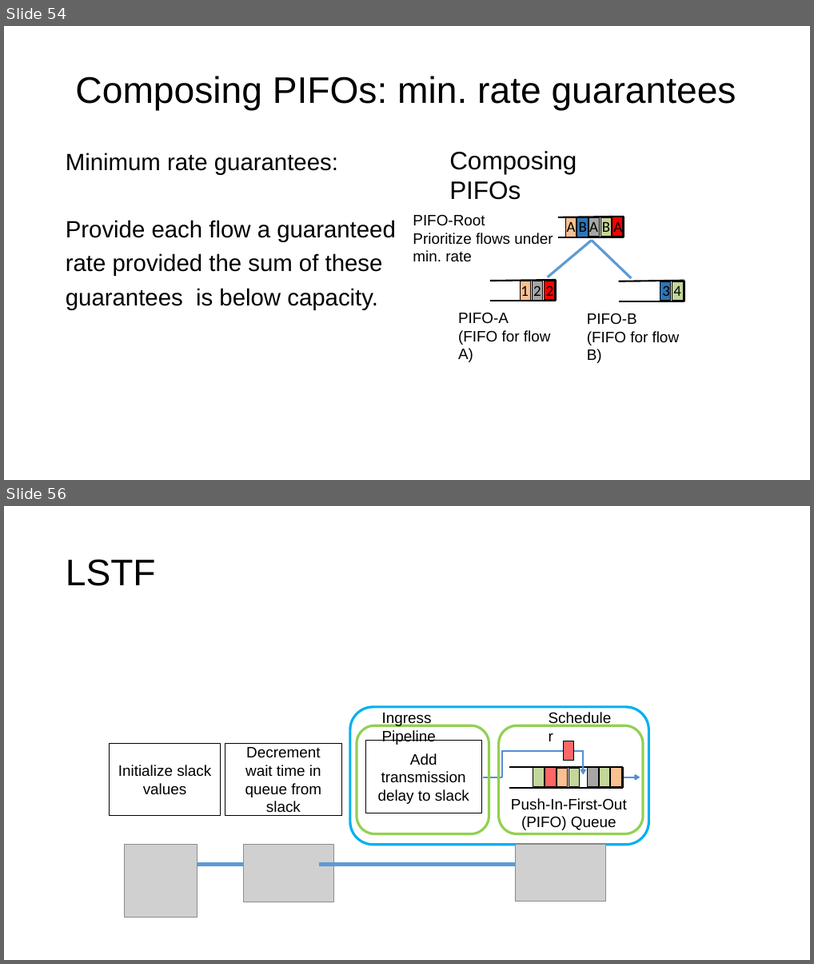
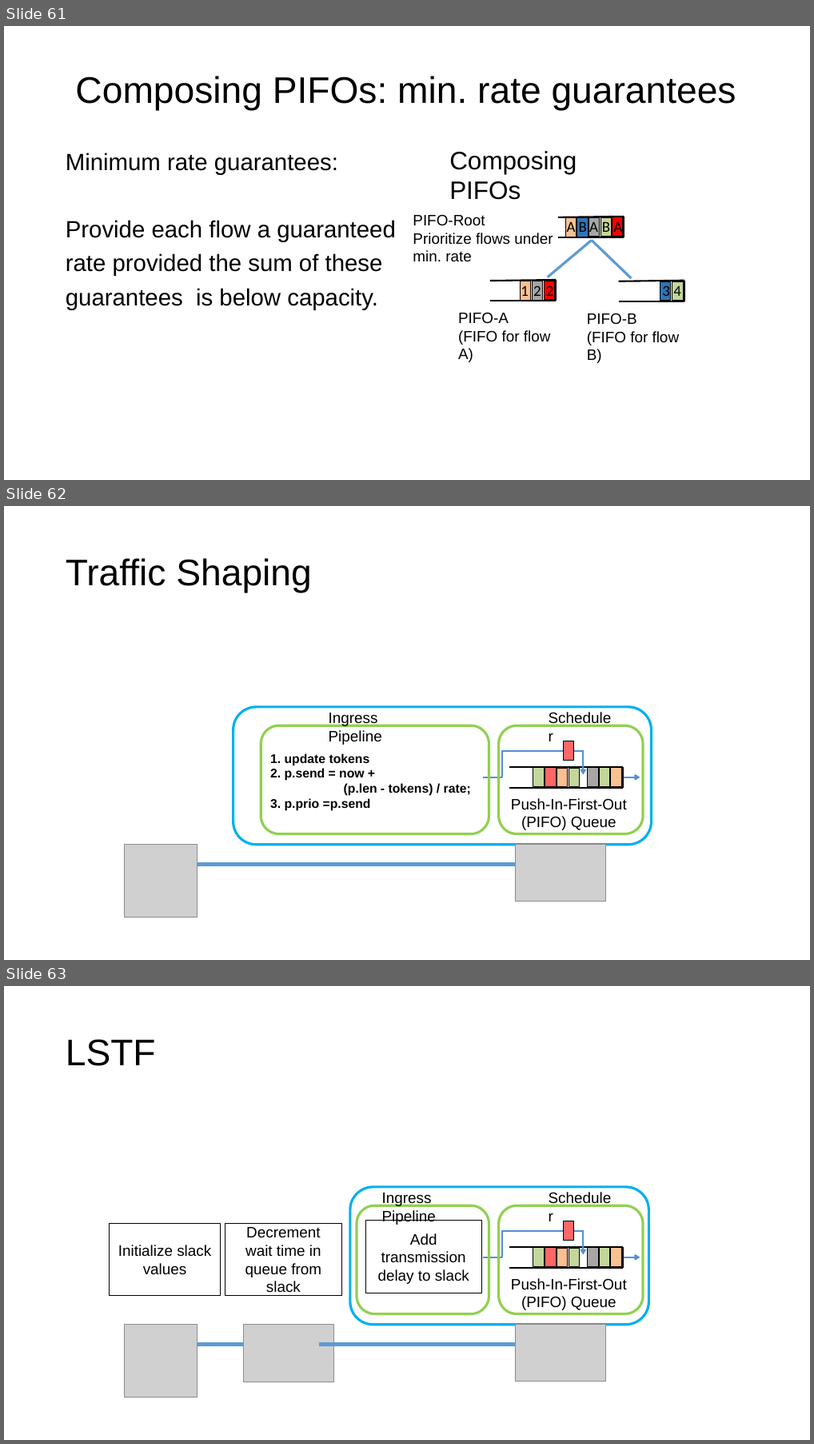
Before and after one commit to anirudhSK/pifo-domino-marple-ppts, a slide deck: domino_pifo.pptx. Shown one above the other, each under a label of ours: slides 54 and 56 before the commit, slides 61, 62 and 63 after it; the slides between them are not shown. The pictures are 814x964 and 814x1444 pixels, drawn with LibreOffice and Linux fonts; fonts in the diff are those of the drawing; grey boxes stand for pictures. Boxes give left, top, right and bottom in pixels: in the first picture for what was removed or moved away, otherwise in the second. Text is boxed around its words. In the diff, an @@ line names an element or a change of style, - is before the commit and + after.

```diff
--- a/domino_pifo.pptx
+++ b/domino_pifo.pptx
@@ slide 62 added at <box>4,506,810,960</box>, background #FFFFFF @@
@@ title added at <box>66,558,311,593</box>, 44 pt, text #000000 @@
+Traffic Shaping
@@ rounded rectangle added at <box>234,707,652,844</box>, outline #00B0F0 3 pt @@
@@ text added at <box>329,712,382,744</box>, 18 pt, text #000000 @@
+Ingress Pipeline
@@ text added at <box>542,705,621,729</box>, 18 pt, text #000000 @@
+Scheduler
@@ rounded rectangle added at <box>261,725,489,834</box>, outline #92D050 3 pt @@
@@ rounded rectangle added at <box>499,725,643,834</box>, outline #92D050 3 pt @@
@@ rectangle added at <box>563,741,574,760</box>, fill #FF6666, outline #000000 0.75 pt @@
@@ text added at <box>270,753,471,811</box>, 15 pt, text #000000, bold @@
+1. update tokens
+2. p.send = now +
+(p.len - tokens) / rate;
+3. p.prio =p.send
@@ line added from (584, 751) to (502, 751), #558ED5 2 pt @@
@@ line added from (502, 778) to (502, 751), #558ED5 2 pt @@
@@ line added from (510, 767) to (623, 767), #000000 2 pt @@
@@ rectangle added at <box>534,768,545,787</box>, fill #C3D69B, outline #000000 0.75 pt @@
@@ rectangle added at <box>546,768,556,787</box>, fill #FF6666, outline #000000 0.75 pt @@
@@ rectangle added at <box>558,768,569,788</box>, fill #FAC090, outline #000000 0.75 pt @@
@@ rectangle added at <box>569,768,580,788</box>, fill #C3D69B, outline #000000 0.75 pt @@
@@ arrow added from (583, 751) to (583, 775), #558ED5 2 pt @@
@@ rectangle added at <box>588,768,598,787</box>, fill #A6A6A6, outline #000000 0.75 pt @@
@@ rectangle added at <box>600,768,610,787</box>, fill #C3D69B, outline #000000 0.75 pt @@
@@ rectangle added at <box>611,768,622,787</box>, fill #FAC090, outline #000000 0.75 pt @@
@@ line added from (623, 788) to (623, 767), #000000 2 pt @@
@@ line added from (484, 777) to (503, 777), #558ED5 2 pt @@
@@ line added from (510, 788) to (623, 788), #000000 2 pt @@
@@ arrow added from (624, 777) to (641, 777), #558ED5 2 pt @@
@@ text added at <box>511,798,627,830</box>, 18 pt, text #000000 @@
+Push-In-First-Out (PIFO) Queue
@@ picture added at <box>124,844,198,916</box> @@
@@ line added from (198, 864) to (243, 864), #5B9BD5 4.5 pt @@
@@ line added from (198, 864) to (515, 864), #5B9BD5 4.5 pt @@
@@ picture added at <box>515,844,606,901</box> @@
@@ what was slide 54 is now slide 61 @@
@@ what was slide 56 is now slide 63 @@
```
Also in this commit, not shown: 1 slide changed, 6 other slides added.
